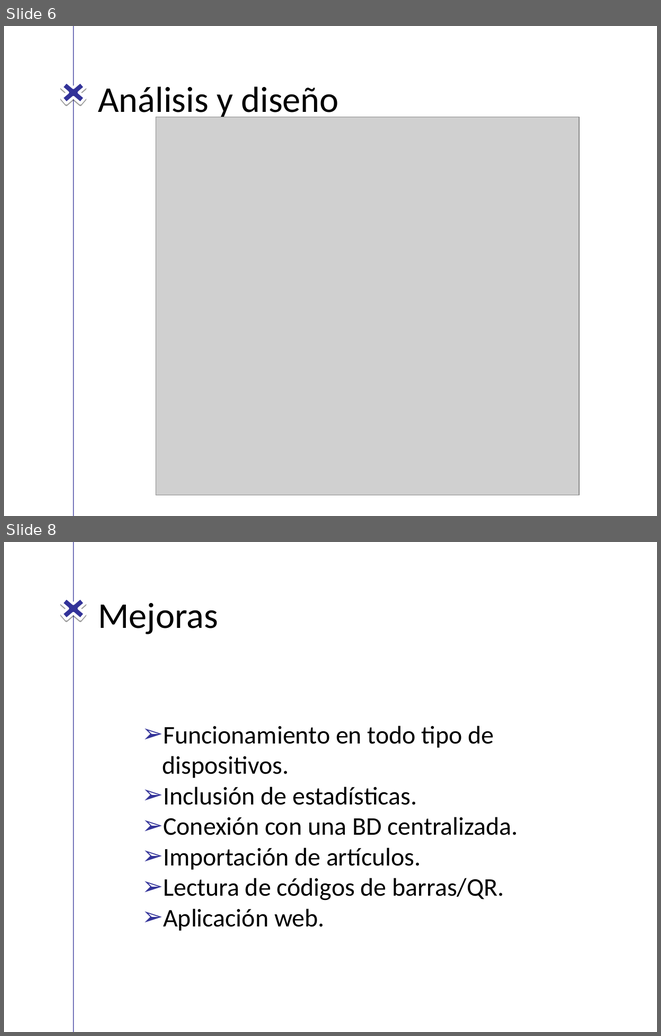
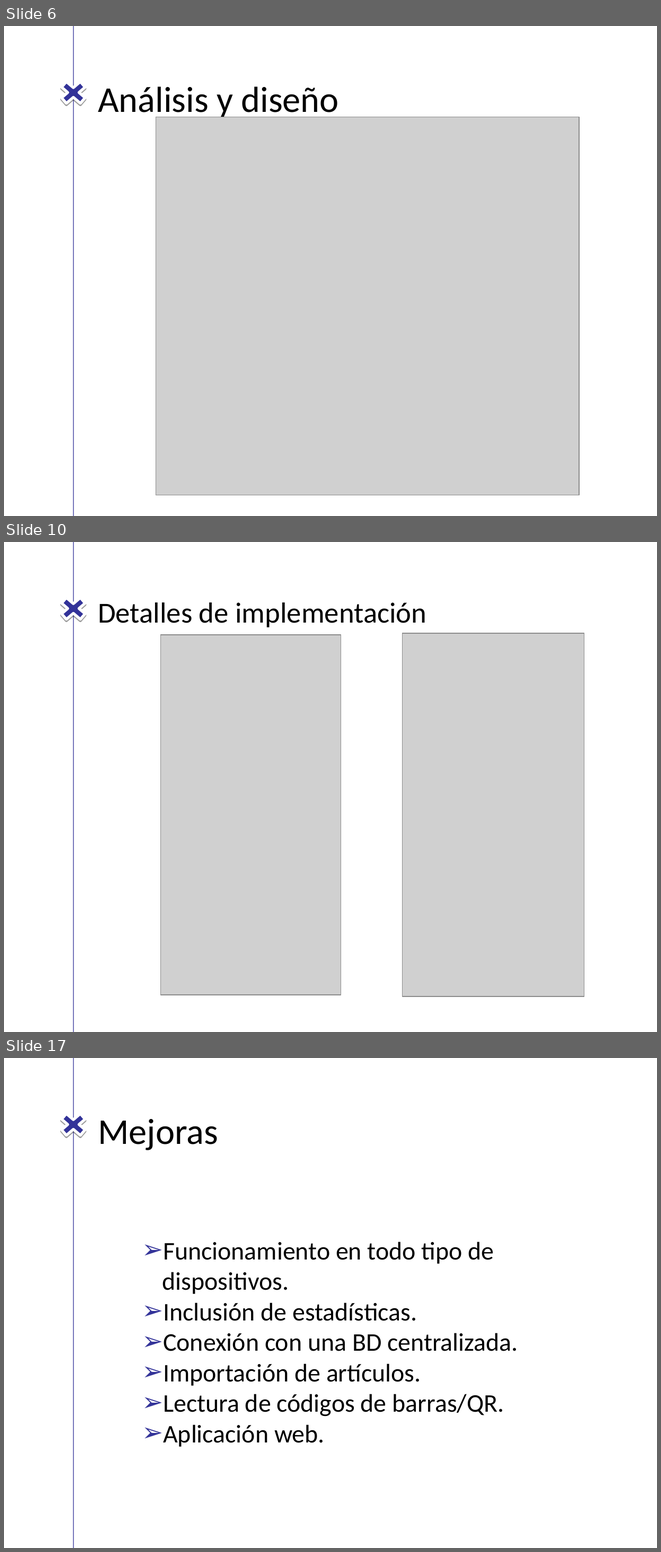
Before and after one commit to vdseoane/STOCKNFC-TFM, a slide deck: Presentacion/stockNFC.ppt. Shown one above the other, each under a label of ours: slides 6 and 8 before the commit, slides 6, 10 and 17 after it; the slides between them are not shown. The pictures are 661x1036 and 661x1552 pixels, drawn with LibreOffice and Linux fonts; fonts in the diff are those of the drawing; grey boxes stand for pictures; background and template pictures are left out. Boxes give left, top, right and bottom in pixels: in the first picture for what was removed or moved away, otherwise in the second. Text is boxed around its words. In the diff, an @@ line names an element or a change of style, - is before the commit and + after.

```diff
--- a/Presentacion/stockNFC.ppt
+++ b/Presentacion/stockNFC.ppt
@@ slide 10 added at [4, 542, 657, 1032], background picture (left out) @@
@@ line added from (73, 542) to (73, 1032), #2F2F98 0.74 pt @@
@@ freeform shape added at [55, 593, 91, 624], fill #333399, outline #FFFFFF 3 pt @@
@@ title added at [98, 602, 426, 627], 32 pt, text #000000 @@
+Detalles de implementación
@@ picture added at [161, 635, 341, 995] @@
@@ picture added at [403, 633, 584, 996] @@
@@ what was slide 8 is now slide 17 @@
```
Also in this commit, not shown: 2 slides changed, 8 other slides added.
